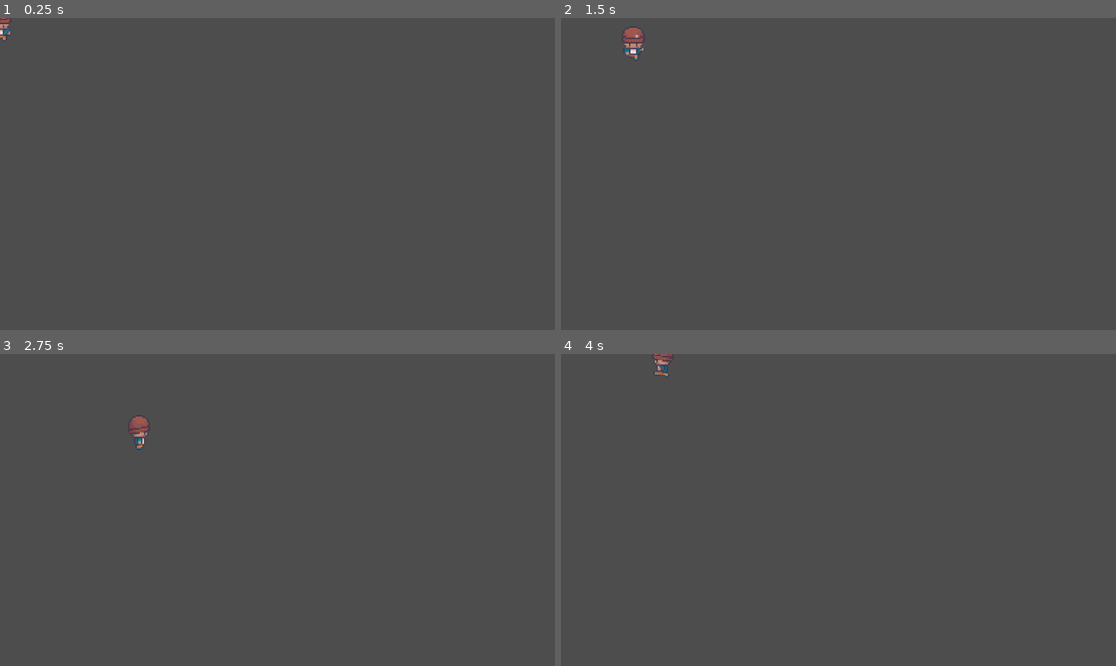
Above: before the commit, frames 1-4 (two rows, left to right).
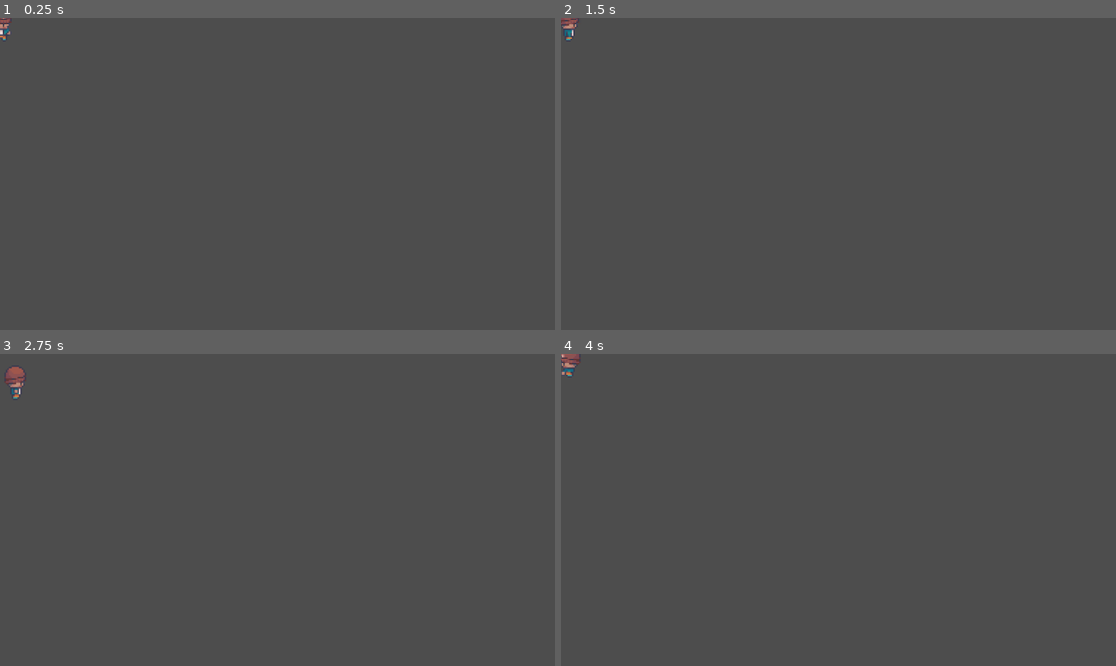
Above: after the commit, the same moments.

Repository: aehcipher/BroncoHack2025-GlycemicLoadComputers
Game: Godot game, scene res://character_body_2d.tscn
Two runs of this game, one before a commit and one after it. Both use one fixed random seed, a clock stepped at 60 frames per second and the inputs below. The project has no main scene, so this scene is started directly.
Inputs:
- Up to frame 1 (0.25 s): no input
- Up to frame 2 (1.5 s): tap Enter at 0.5 s; hold D (right) 0.53-1.28 s; tap E (interact) at 0.6, 1.35 s; hold S (down) from 1.28 s (still down)
- Up to frame 3 (2.75 s): release S (down) at 2.03 s; hold D (right) from 2.03 s (still down); tap E (interact) at 2.1 s
- Up to frame 4 (4 s): release D (right) at 2.78 s; hold W (up) 2.78-3.53 s; tap E (interact) at 2.85, 3.6 s; hold A (left) from 3.53 s (still down)

The runs differ from the first frame. In frame 1, less than 0.1% of the frame differs, in the area x 0-1%, y 2-3%; in frame 2, 0.3%; in frame 3, 0.4%, in the area x 1-27%, y 4-31%; in frame 4, 0.3%.

Commit message:
Added more animations for main character, interact now has a seperate animation

Diff:
--- a/character_body_2d.tscn
+++ b/character_body_2d.tscn
@@ -98,6 +98,198 @@
 [sub_resource type="AtlasTexture" id="AtlasTexture_75u2t"]
 atlas = ExtResource("1_f50pn")
 region = Rect2(528, 96, 48, 96)
+
+[sub_resource type="AtlasTexture" id="AtlasTexture_naw67"]
+atlas = ExtResource("1_f50pn")
+region = Rect2(1728, 864, 48, 96)
+
+[sub_resource type="AtlasTexture" id="AtlasTexture_fhkdx"]
+atlas = ExtResource("1_f50pn")
+region = Rect2(1776, 864, 48, 96)
+
+[sub_resource type="AtlasTexture" id="AtlasTexture_c4j0v"]
+atlas = ExtResource("1_f50pn")
+region = Rect2(1824, 864, 48, 96)
+
+[sub_resource type="AtlasTexture" id="AtlasTexture_1hg8c"]
+atlas = ExtResource("1_f50pn")
+region = Rect2(1872, 864, 48, 96)
+
+[sub_resource type="AtlasTexture" id="AtlasTexture_uw63b"]
+atlas = ExtResource("1_f50pn")
+region = Rect2(1920, 864, 48, 96)
+
+[sub_resource type="AtlasTexture" id="AtlasTexture_05yte"]
+atlas = ExtResource("1_f50pn")
+region = Rect2(1968, 864, 48, 96)
+
+[sub_resource type="AtlasTexture" id="AtlasTexture_xkkvp"]
+atlas = ExtResource("1_f50pn")
+region = Rect2(2016, 864, 48, 96)
+
+[sub_resource type="AtlasTexture" id="AtlasTexture_6svqw"]
+atlas = ExtResource("1_f50pn")
+region = Rect2(2064, 864, 48, 96)
+
+[sub_resource type="AtlasTexture" id="AtlasTexture_j3p37"]
+atlas = ExtResource("1_f50pn")
+region = Rect2(2112, 864, 48, 96)
+
+[sub_resource type="AtlasTexture" id="AtlasTexture_j6lyf"]
+atlas = ExtResource("1_f50pn")
+region = Rect2(2160, 864, 48, 96)
+
+[sub_resource type="AtlasTexture" id="AtlasTexture_j2xv7"]
+atlas = ExtResource("1_f50pn")
+region = Rect2(2208, 864, 48, 96)
+
+[sub_resource type="AtlasTexture" id="AtlasTexture_130kv"]
+atlas = ExtResource("1_f50pn")
+region = Rect2(2256, 864, 48, 96)
+
+[sub_resource type="AtlasTexture" id="AtlasTexture_d1cqh"]
+atlas = ExtResource("1_f50pn")
+region = Rect2(1152, 864, 48, 96)
+
+[sub_resource type="AtlasTexture" id="AtlasTexture_a340w"]
+atlas = ExtResource("1_f50pn")
+region = Rect2(1200, 864, 48, 96)
+
+[sub_resource type="AtlasTexture" id="AtlasTexture_nw78w"]
+atlas = ExtResource("1_f50pn")
+region = Rect2(1248, 864, 48, 96)
+
+[sub_resource type="AtlasTexture" id="AtlasTexture_dpyh0"]
+atlas = ExtResource("1_f50pn")
+region = Rect2(1296, 864, 48, 96)
+
+[sub_resource type="AtlasTexture" id="AtlasTexture_gmgjv"]
+atlas = ExtResource("1_f50pn")
+region = Rect2(1344, 864, 48, 96)
+
+[sub_resource type="AtlasTexture" id="AtlasTexture_1c55x"]
+atlas = ExtResource("1_f50pn")
+region = Rect2(1392, 864, 48, 96)
+
+[sub_resource type="AtlasTexture" id="AtlasTexture_x6jt5"]
+atlas = ExtResource("1_f50pn")
+region = Rect2(1440, 864, 48, 96)
+
+[sub_resource type="AtlasTexture" id="AtlasTexture_v7lqg"]
+atlas = ExtResource("1_f50pn")
+region = Rect2(1488, 864, 48, 96)
+
+[sub_resource type="AtlasTexture" id="AtlasTexture_jqvwn"]
+atlas = ExtResource("1_f50pn")
+region = Rect2(1536, 864, 48, 96)
+
+[sub_resource type="AtlasTexture" id="AtlasTexture_rwhj8"]
+atlas = ExtResource("1_f50pn")
+region = Rect2(1584, 864, 48, 96)
+
+[sub_resource type="AtlasTexture" id="AtlasTexture_6jp41"]
+atlas = ExtResource("1_f50pn")
+region = Rect2(1632, 864, 48, 96)
+
+[sub_resource type="AtlasTexture" id="AtlasTexture_d0it7"]
+atlas = ExtResource("1_f50pn")
+region = Rect2(1680, 864, 48, 96)
+
+[sub_resource type="AtlasTexture" id="AtlasTexture_u71ia"]
+atlas = ExtResource("1_f50pn")
+region = Rect2(0, 864, 48, 96)
+
+[sub_resource type="AtlasTexture" id="AtlasTexture_73aya"]
+atlas = ExtResource("1_f50pn")
+region = Rect2(48, 864, 48, 96)
+
+[sub_resource type="AtlasTexture" id="AtlasTexture_l0yec"]
+atlas = ExtResource("1_f50pn")
+region = Rect2(96, 864, 48, 96)
+
+[sub_resource type="AtlasTexture" id="AtlasTexture_ntjw6"]
+atlas = ExtResource("1_f50pn")
+region = Rect2(144, 864, 48, 96)
+
+[sub_resource type="AtlasTexture" id="AtlasTexture_b3etl"]
+atlas = ExtResource("1_f50pn")
+region = Rect2(192, 864, 48, 96)
+
+[sub_resource type="AtlasTexture" id="AtlasTexture_qaysv"]
+atlas = ExtResource("1_f50pn")
+region = Rect2(240, 864, 48, 96)
+
+[sub_resource type="AtlasTexture" id="AtlasTexture_sgnu4"]
+atlas = ExtResource("1_f50pn")
+region = Rect2(288, 864, 48, 96)
+
+[sub_resource type="AtlasTexture" id="AtlasTexture_6nu6j"]
+atlas = ExtResource("1_f50pn")
+region = Rect2(336, 864, 48, 96)
+
+[sub_resource type="AtlasTexture" id="AtlasTexture_c1asr"]
+atlas = ExtResource("1_f50pn")
+region = Rect2(384, 864, 48, 96)
+
+[sub_resource type="AtlasTexture" id="AtlasTexture_vdhr0"]
+atlas = ExtResource("1_f50pn")
+region = Rect2(432, 864, 48, 96)
+
+[sub_resource type="AtlasTexture" id="AtlasTexture_u7moa"]
+atlas = ExtResource("1_f50pn")
+region = Rect2(480, 864, 48, 96)
+
+[sub_resource type="AtlasTexture" id="AtlasTexture_anwo1"]
+atlas = ExtResource("1_f50pn")
+region = Rect2(528, 864, 48, 96)
+
+[sub_resource type="AtlasTexture" id="AtlasTexture_4tcd4"]
+atlas = ExtResource("1_f50pn")
+region = Rect2(576, 864, 48, 96)
+
+[sub_resource type="AtlasTexture" id="AtlasTexture_1k4v2"]
+atlas = ExtResource("1_f50pn")
+region = Rect2(624, 864, 48, 96)
+
+[sub_resource type="AtlasTexture" id="AtlasTexture_elsif"]
+atlas = ExtResource("1_f50pn")
+region = Rect2(672, 864, 48, 96)
+
+[sub_resource type="AtlasTexture" id="AtlasTexture_p21mn"]
+atlas = ExtResource("1_f50pn")
+region = Rect2(720, 864, 48, 96)
+
+[sub_resource type="AtlasTexture" id="AtlasTexture_dne40"]
+atlas = ExtResource("1_f50pn")
+region = Rect2(768, 864, 48, 96)
+
+[sub_resource type="AtlasTexture" id="AtlasTexture_3m7o5"]
+atlas = ExtResource("1_f50pn")
+region = Rect2(816, 864, 48, 96)
+
+[sub_resource type="AtlasTexture" id="AtlasTexture_4xbfp"]
+atlas = ExtResource("1_f50pn")
+region = Rect2(864, 864, 48, 96)
+
+[sub_resource type="AtlasTexture" id="AtlasTexture_uhyxe"]
+atlas = ExtResource("1_f50pn")
+region = Rect2(912, 864, 48, 96)
+
+[sub_resource type="AtlasTexture" id="AtlasTexture_bryfp"]
+atlas = ExtResource("1_f50pn")
+region = Rect2(960, 864, 48, 96)
+
+[sub_resource type="AtlasTexture" id="AtlasTexture_xwpkg"]
+atlas = ExtResource("1_f50pn")
+region = Rect2(1008, 864, 48, 96)
+
+[sub_resource type="AtlasTexture" id="AtlasTexture_mksm3"]
+atlas = ExtResource("1_f50pn")
+region = Rect2(1056, 864, 48, 96)
+
+[sub_resource type="AtlasTexture" id="AtlasTexture_yb8dv"]
+atlas = ExtResource("1_f50pn")
+region = Rect2(1104, 864, 48, 96)
 
 [sub_resource type="AtlasTexture" id="AtlasTexture_7qa1u"]
 atlas = ExtResource("1_f50pn")
@@ -288,6 +480,170 @@
 "loop": true,
 "name": &"idleUp",
 "speed": 4.0
+}, {
+"frames": [{
+"duration": 1.0,
+"texture": SubResource("AtlasTexture_naw67")
+}, {
+"duration": 1.0,
+"texture": SubResource("AtlasTexture_fhkdx")
+}, {
+"duration": 1.0,
+"texture": SubResource("AtlasTexture_c4j0v")
+}, {
+"duration": 1.0,
+"texture": SubResource("AtlasTexture_1hg8c")
+}, {
+"duration": 1.0,
+"texture": SubResource("AtlasTexture_uw63b")
+}, {
+"duration": 1.0,
+"texture": SubResource("AtlasTexture_05yte")
+}, {
+"duration": 1.0,
+"texture": SubResource("AtlasTexture_xkkvp")
+}, {
+"duration": 1.0,
+"texture": SubResource("AtlasTexture_6svqw")
+}, {
+"duration": 1.0,
+"texture": SubResource("AtlasTexture_j3p37")
+}, {
+"duration": 1.0,
+"texture": SubResource("AtlasTexture_j6lyf")
+}, {
+"duration": 1.0,
+"texture": SubResource("AtlasTexture_j2xv7")
+}, {
+"duration": 1.0,
+"texture": SubResource("AtlasTexture_130kv")
+}],
+"loop": false,
+"name": &"pickDown",
+"speed": 10.0
+}, {
+"frames": [{
+"duration": 1.0,
+"texture": SubResource("AtlasTexture_d1cqh")
+}, {
+"duration": 1.0,
+"texture": SubResource("AtlasTexture_a340w")
+}, {
+"duration": 1.0,
+"texture": SubResource("AtlasTexture_nw78w")
+}, {
+"duration": 1.0,
+"texture": SubResource("AtlasTexture_dpyh0")
+}, {
+"duration": 1.0,
+"texture": SubResource("AtlasTexture_gmgjv")
+}, {
+"duration": 1.0,
+"texture": SubResource("AtlasTexture_1c55x")
+}, {
+"duration": 1.0,
+"texture": SubResource("AtlasTexture_x6jt5")
+}, {
+"duration": 1.0,
+"texture": SubResource("AtlasTexture_v7lqg")
+}, {
+"duration": 1.0,
+"texture": SubResource("AtlasTexture_jqvwn")
+}, {
+"duration": 1.0,
+"texture": SubResource("AtlasTexture_rwhj8")
+}, {
+"duration": 1.0,
+"texture": SubResource("AtlasTexture_6jp41")
+}, {
+"duration": 1.0,
+"texture": SubResource("AtlasTexture_d0it7")
+}],
+"loop": false,
+"name": &"pickLeft",
+"speed": 10.0
+}, {
+"frames": [{
+"duration": 1.0,
+"texture": SubResource("AtlasTexture_u71ia")
+}, {
+"duration": 1.0,
+"texture": SubResource("AtlasTexture_73aya")
+}, {
+"duration": 1.0,
+"texture": SubResource("AtlasTexture_l0yec")
+}, {
+"duration": 1.0,
+"texture": SubResource("AtlasTexture_ntjw6")
+}, {
+"duration": 1.0,
+"texture": SubResource("AtlasTexture_b3etl")
+}, {
+"duration": 1.0,
+"texture": SubResource("AtlasTexture_qaysv")
+}, {
+"duration": 1.0,
+"texture": SubResource("AtlasTexture_sgnu4")
+}, {
+"duration": 1.0,
+"texture": SubResource("AtlasTexture_6nu6j")
+}, {
+"duration": 1.0,
+"texture": SubResource("AtlasTexture_c1asr")
+}, {
+"duration": 1.0,
+"texture": SubResource("AtlasTexture_vdhr0")
+}, {
+"duration": 1.0,
+"texture": SubResource("AtlasTexture_u7moa")
+}, {
+"duration": 1.0,
+"texture": SubResource("AtlasTexture_anwo1")
+}],
+"loop": false,
+"name": &"pickRight",
+"speed": 10.0
+}, {
+"frames": [{
+"duration": 1.0,
+"texture": SubResource("AtlasTexture_4tcd4")
+}, {
+"duration": 1.0,
+"texture": SubResource("AtlasTexture_1k4v2")
+}, {
+"duration": 1.0,
+"texture": SubResource("AtlasTexture_elsif")
+}, {
+"duration": 1.0,
+"texture": SubResource("AtlasTexture_p21mn")
+}, {
+"duration": 1.0,
+"texture": SubResource("AtlasTexture_dne40")
+}, {
+"duration": 1.0,
+"texture": SubResource("AtlasTexture_3m7o5")
+}, {
+"duration": 1.0,
+"texture": SubResource("AtlasTexture_4xbfp")
+}, {
+"duration": 1.0,
+"texture": SubResource("AtlasTexture_uhyxe")
+}, {
+"duration": 1.0,
+"texture": SubResource("AtlasTexture_bryfp")
+}, {
+"duration": 1.0,
+"texture": SubResource("AtlasTexture_xwpkg")
+}, {
+"duration": 1.0,
+"texture": SubResource("AtlasTexture_mksm3")
+}, {
+"duration": 1.0,
+"texture": SubResource("AtlasTexture_yb8dv")
+}],
+"loop": false,
+"name": &"pickUp",
+"speed": 10.0
 }, {
 "frames": [{
 "duration": 1.0,
@@ -393,10 +749,11 @@
 
 [node name="AnimatedSprite2D" type="AnimatedSprite2D" parent="."]
 sprite_frames = SubResource("SpriteFrames_naw67")
-animation = &"idleDown"
-frame = 3
-frame_progress = 0.706346
+animation = &"pickUp"
+frame = 11
+frame_progress = 1.0
 
 [node name="CollisionShape2D" type="CollisionShape2D" parent="."]
+visible = false
 position = Vector2(0, 12)
 shape = SubResource("CapsuleShape2D_ghijl")
--- a/npc.tscn
+++ b/npc.tscn
@@ -295,8 +295,8 @@
 
 [node name="AnimatedSprite2D" type="AnimatedSprite2D" parent="."]
 sprite_frames = SubResource("SpriteFrames_m76c1")
-animation = &"sitLeft"
-frame_progress = 0.333054
+animation = &"walkLeft"
+frame_progress = 0.142385
 
 [node name="CollisionShape2D" type="CollisionShape2D" parent="."]
 visible = false
--- a/player.gd
+++ b/player.gd
@@ -3,12 +3,22 @@
 @export var speed = 200 # How fast the player will move (pixels/sec).
 var screen_size # Size of the game window.
 var facing_direction = 3 # What direction character is facing. 1=up, 2=left, 3=down, 4=right
+var is_picking = false
 
 # Initializes on start
 func _ready():
 	screen_size = get_viewport_rect().size
+	$AnimatedSprite2D.connect("animation_finished", Callable(self, "_on_animation_finished"))
+
+func _on_animation_finished():
+	if is_picking:
+		is_picking = false
+
 
 func _process(delta):
+	if is_picking:
+		return  # Don't interrupt the pick animation
+
 	var velocity = Vector2.ZERO # The player's movement vector.
 	if Input.is_action_pressed("right"):
 		velocity.x += 1
@@ -52,3 +62,15 @@
 		elif facing_direction == 4:
 			$AnimatedSprite2D.animation = "idleRight"
 		$AnimatedSprite2D.play()
+	# play pick up animations (test)
+	if Input.is_action_just_pressed("interact") and not is_picking:
+		is_picking = true
+		if facing_direction == 1:
+			$AnimatedSprite2D.animation = "pickUp"
+		elif facing_direction == 2:
+			$AnimatedSprite2D.animation = "pickLeft"
+		elif facing_direction == 3:
+			$AnimatedSprite2D.animation = "pickDown"
+		elif facing_direction == 4:
+			$AnimatedSprite2D.animation = "pickRight"
+		$AnimatedSprite2D.play()
Not shown: 1 places in character_body_2d.tscn that only renumber resources
